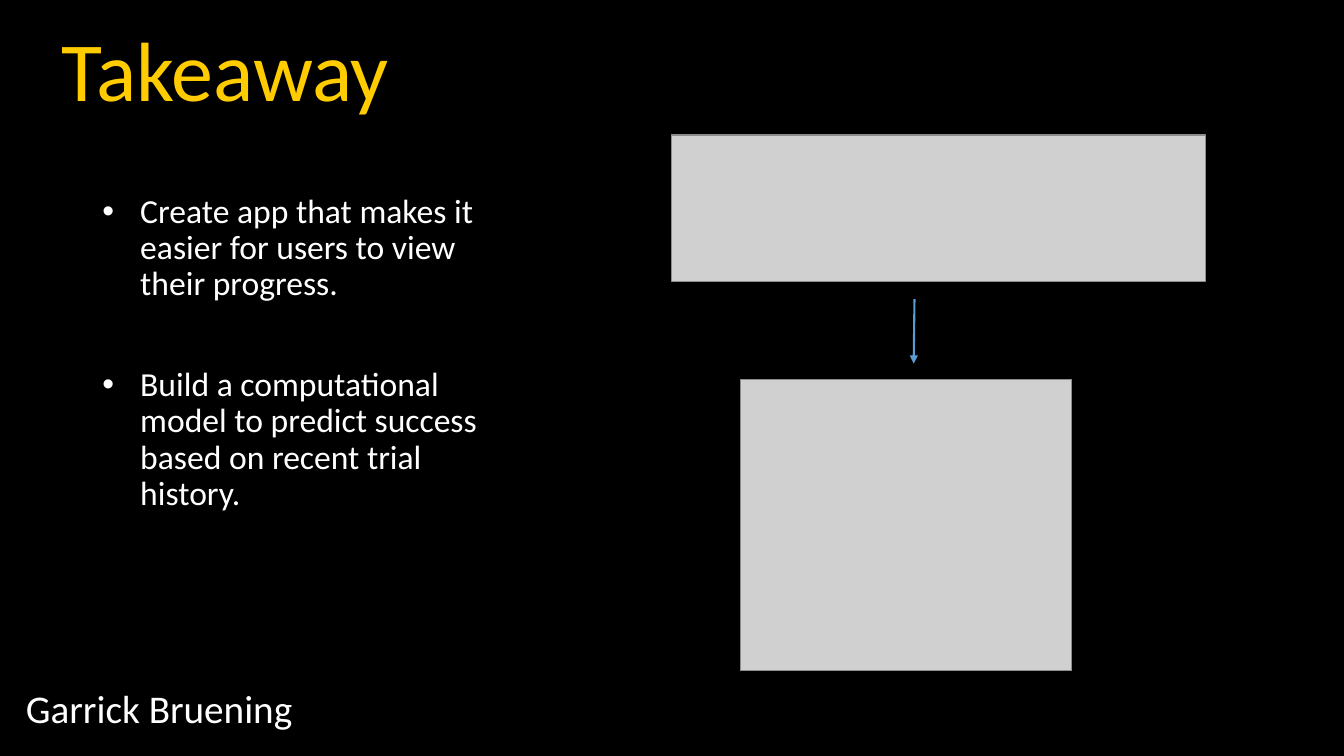
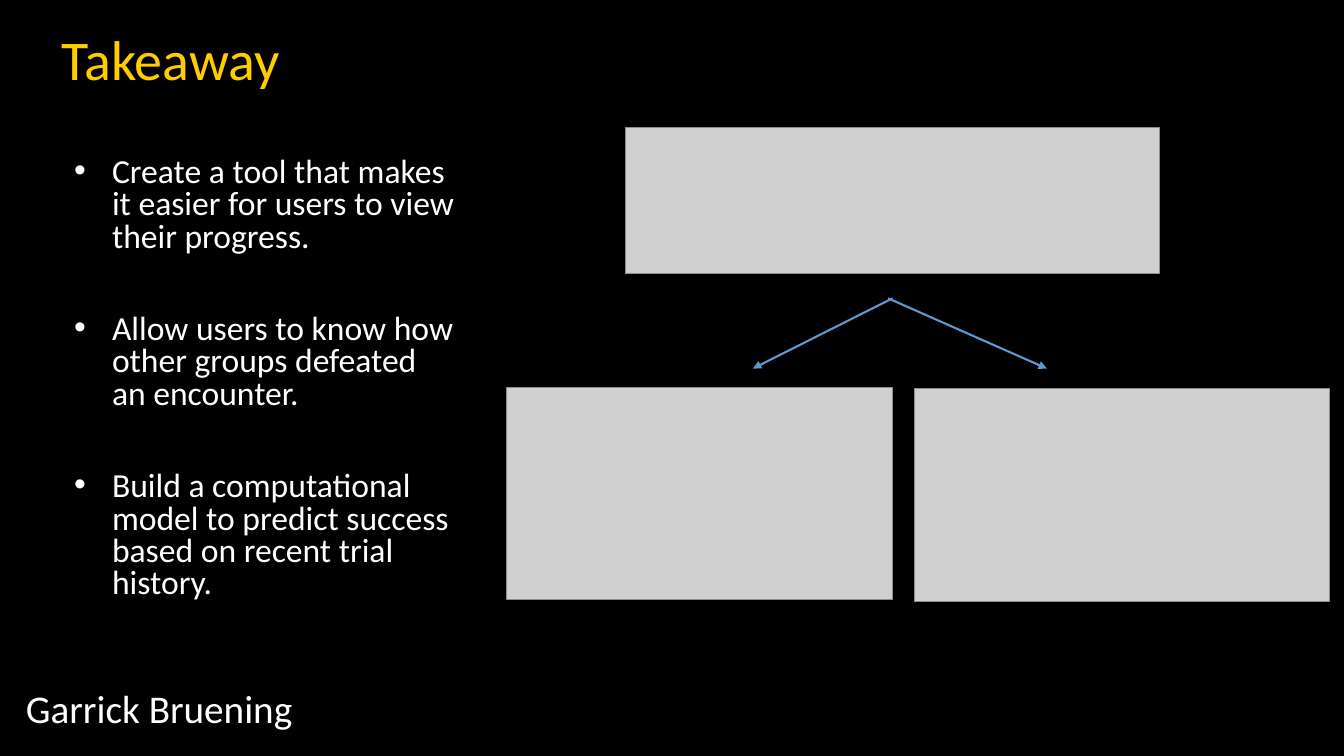
Before and after one commit to GBruening/succes_predictor, a slide deck: slide 7 of TDI/TDI_pitch.pptx (slide 6 before the commit). Drawn at 1344x756 pixels with LibreOffice and Linux fonts; fonts in the diff are those of the drawing; grey boxes stand for pictures. Boxes give left, top, right and bottom in pixels: in the first picture for what was removed or moved away, otherwise in the second. Text is boxed around its words. In the diff, an @@ line names an element or a change of style, - is before the commit and + after.

Commit message:
Building models for prediction. Added functions to create data sets, now testing ML models

```diff
--- a/TDI/TDI_pitch.pptx
+++ b/TDI/TDI_pitch.pptx
@@ text "Takeaway" at (62, 41, 280, 89): size 60 to 40 pt; line spacing 0.8 to 0.9; vertical alignment bottom to top @@
@@ picture: place and size @@
-picture at (673, 135, 1207, 281)
+picture at (626, 128, 1160, 274)
@@ text "Create a tool that makes ...": place and size @@
-text "Create a tool that makes ..." at (140, 199, 477, 511)
+text "Create a tool that makes ..." at (112, 159, 453, 600)
@@ text at (112, 159, 453, 406): text changed @@
-• Create app that makes it easier for users to view their progress.
+• Create a tool that makes it easier for users to view their progress.
+• Allow users to know how other groups defeated an encounter.
@@ arrow moved from (914, 299) - (913, 364) to (892, 298) - (753, 369) @@
@@ arrow added from (888, 298) to (1048, 369), #5B9BD5 1.5 pt @@
@@ picture added at (507, 387, 893, 600) @@
@@ picture removed at (741, 379, 1073, 671) @@
@@ picture added at (914, 389, 1330, 602) @@
@@ text at (112, 473, 448, 600): line spacing 0.9 to 0.8 @@
```
Also in this commit, not shown: 3 other slides changed, 2 slides added, 1 slide removed, 18 other files.
